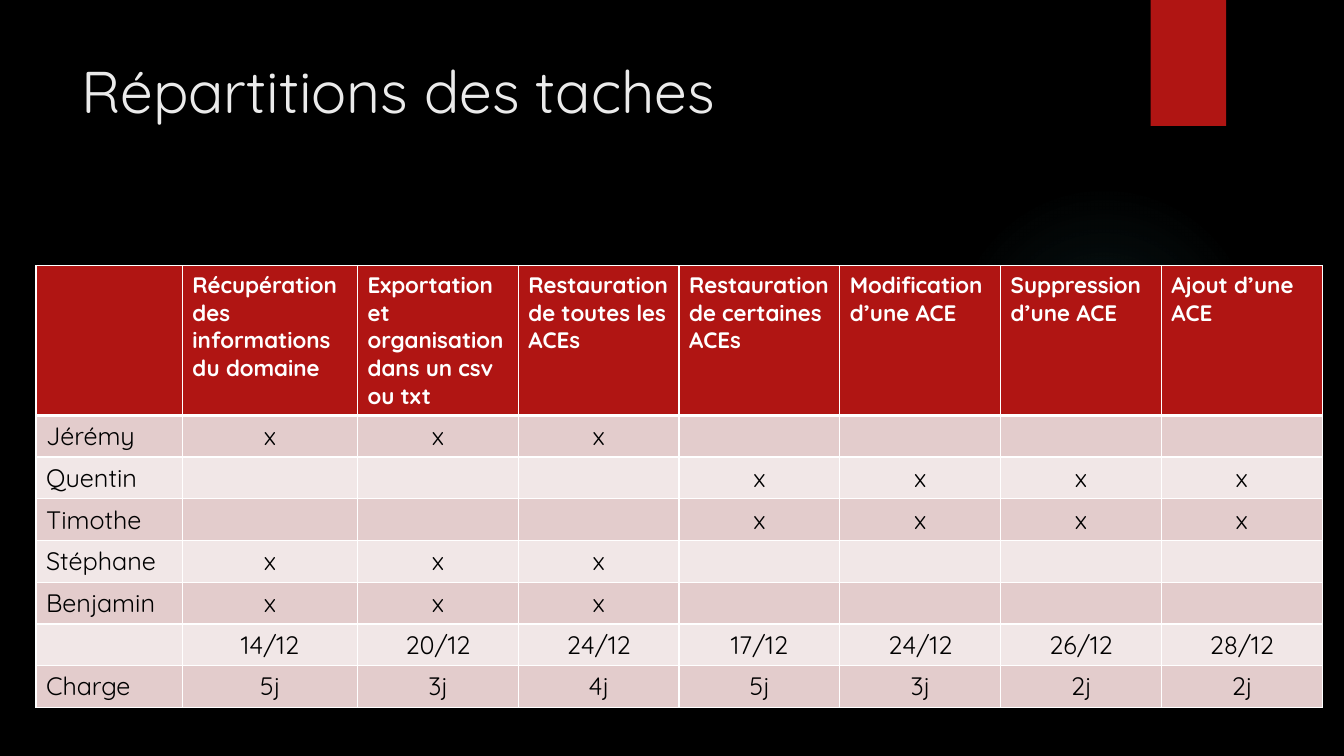
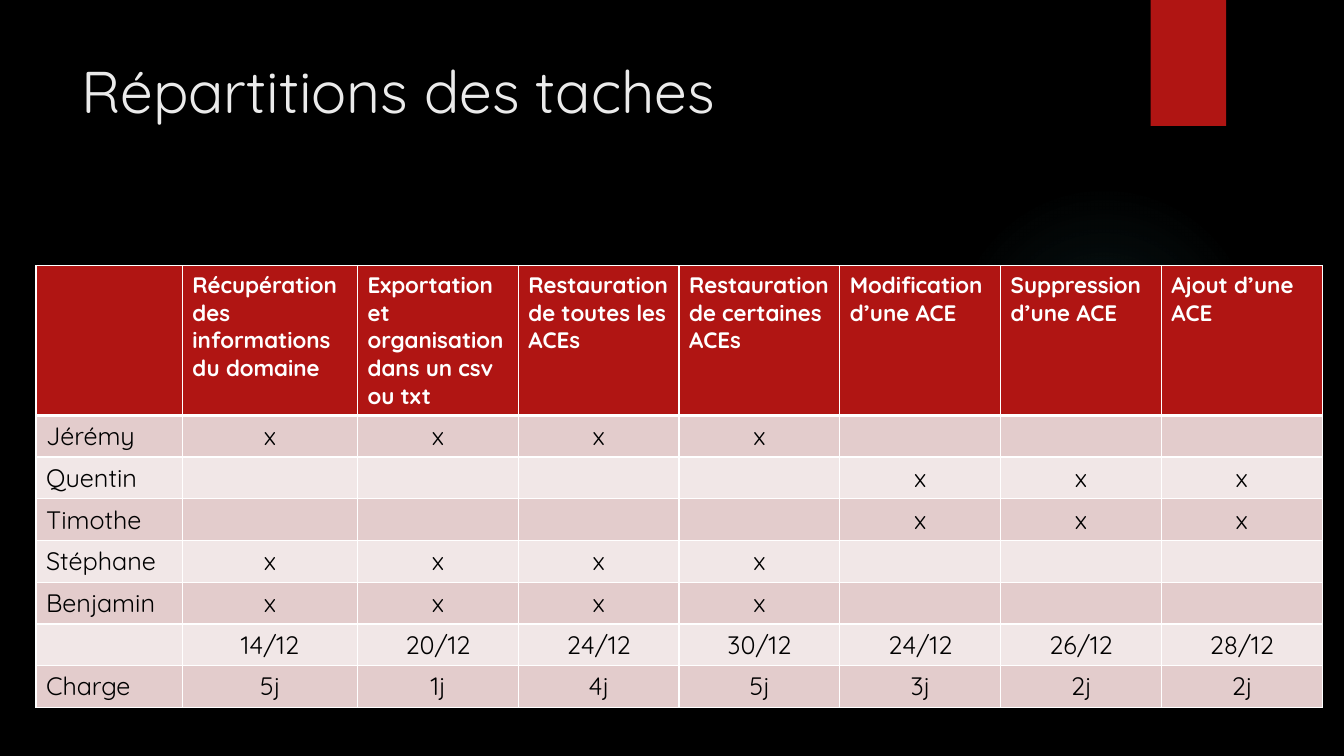
Before and after one commit to FernandezBenjamin/Admin-Windows-Server, a slide deck: slide 5 of Projet_Windows_serveur.pptx. Drawn at 1344x756 pixels with LibreOffice and Linux fonts; fonts in the diff are those of the drawing; background and template pictures are left out. Boxes give left, top, right and bottom in pixels: in the first picture for what was removed or moved away, otherwise in the second. Text is boxed around its words. In the diff, an @@ line names an element or a change of style, - is before the commit and + after.

Commit message:
Le bon ppt

```diff
--- a/Projet_Windows_serveur.pptx
+++ b/Projet_Windows_serveur.pptx
@@ table at box(36, 266, 1326, 704) @@
-row 2, column 5: 
+row 2, column 5: x
-row 3, column 5: x
+row 3, column 5: 
-row 4, column 5: x
+row 4, column 5: 
-row 5, column 5: 
+row 5, column 5: x
-row 6, column 5: 
+row 6, column 5: x
-row 7, column 5: 17/12
+row 7, column 5: 30/12
-row 8, column 3: 3j
+row 8, column 3: 1j
```
